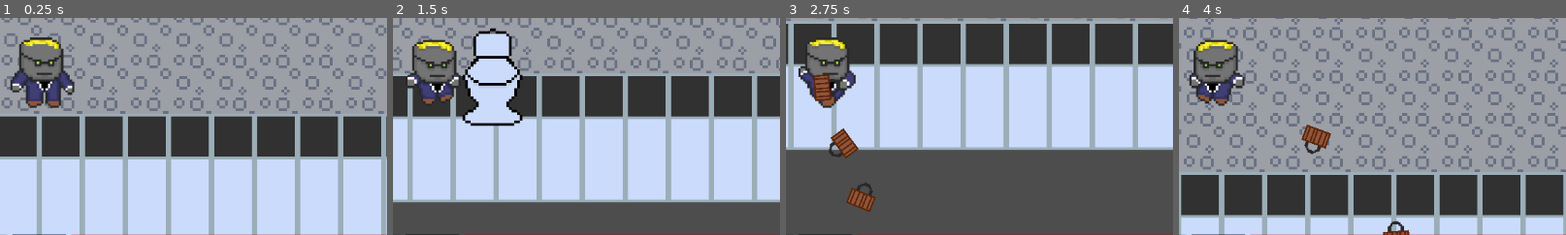
Above: before the commit, frames 1-4 (left to right).
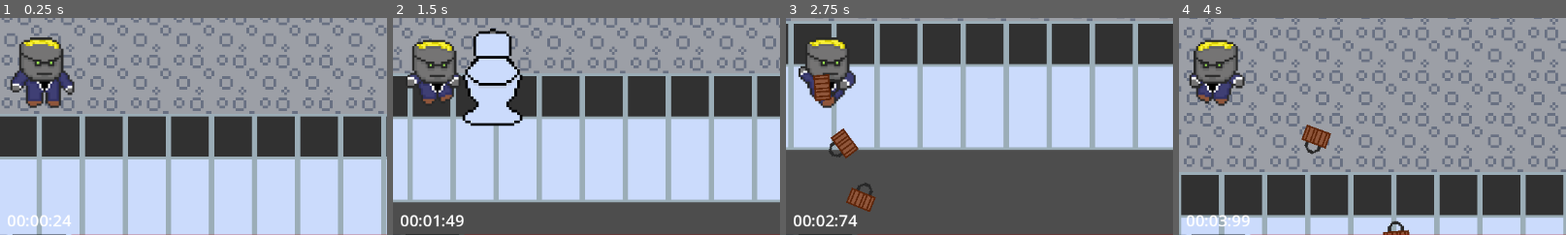
Above: after the commit, the same moments.

Repository: KatalystSoftware/FGJ24
Game: Godot game, scene res://main.tscn
Two runs of this game, one before a commit and one after it. Both use one fixed random seed, a clock stepped at 60 frames per second and the inputs below. The engine's default icon, where the game draws it, is replaced by a stand-in: a white triangle on a blue panel in a dark square.
Inputs:
- Up to frame 1 (0.25 s): no input
- Up to frame 2 (1.5 s): hold D (move_right) 0.53-1.28 s; hold S (move_down) from 1.28 s (still down)
- Up to frame 3 (2.75 s): release S (move_down) at 2.03 s; hold D (move_right) from 2.03 s (still down)
- Up to frame 4 (4 s): release D (move_right) at 2.78 s; hold W (move_up) 2.78-3.53 s; hold A (move_left) from 3.53 s (still down)
The pictures show only the part of the screen within x 45-95%, y 38-88%; the shares and areas given below are measured in that part.

The runs differ from the first frame. In frame 1, 0.3% of the frame differs, in the area x 2-19%, y 90-96%; in frame 2, 0.4%; in frame 3, 0.5%, in the area x 2-19%, y 90-97%; in frame 4, 0.4%.

Commit message:
show game timer in UI

Diff:
--- a/globals.gd
+++ b/globals.gd
@@ -13,6 +13,7 @@
 }
 
 var is_dying = false
+var time_elapsed = 0.0
 
 
 func get_random_upgrades():
--- a/main.gd
+++ b/main.gd
@@ -6,15 +6,15 @@
 #[Duration, How often do we spawn these enemies, [enemies]
 var enemy_table = [
 	[10, 1, [EnemyScene, EnemyScene]],
-	[10, 1, [EnemyScene, EnemyScene]],
+	[10, 1, [EnemyScene, EnemyScene, EnemyScene]],
 ]
-var time_elapsed = 0.0
+
 var next_wave_at = 10.0
 var wave = 0
 
 
 func spawn_enemies():
-	if next_wave_at <= time_elapsed && wave < enemy_table.size() - 1:
+	if next_wave_at <= Globals.time_elapsed && wave < enemy_table.size() - 1:
 		next_wave_at += enemy_table[wave][0]
 		wave += 1
 		$EnemySpawnCooldown.wait_time = enemy_table[wave][1]
@@ -65,5 +65,5 @@
 		remove_enemies()
 		return
 
-	time_elapsed += delta
+	Globals.time_elapsed += delta
 	spawn_enemies()
--- /dev/null
+++ b/ui/game_timer.gd
@@ -0,0 +1,10 @@
+extends Label
+
+
+func _process(_delta):
+	var time = Globals.time_elapsed
+	var minutes = time / 60
+	var seconds = fmod(time, 60)
+	var milliseconds = fmod(time, 1) * 100
+	var time_string = "%02d:%02d:%02d" % [minutes, seconds, milliseconds]
+	text = time_string
--- a/ui/main_ui.tscn
+++ b/ui/main_ui.tscn
@@ -1,25 +1,38 @@
-[gd_scene load_steps=5 format=3 uid="uid://bjax6u8sj1x1f"]
+[gd_scene load_steps=7 format=3 uid="uid://bjax6u8sj1x1f"]
 
+[ext_resource type="Script" path="res://ui/game_timer.gd" id="1_5yd38"]
 [ext_resource type="Script" path="res://ui/hp_bar.gd" id="1_spuqh"]
 [ext_resource type="Script" path="res://ui/xp_bar.gd" id="1_uilr4"]
 [ext_resource type="Script" path="res://ui/level_label.gd" id="2_8ct5m"]
+
+[sub_resource type="LabelSettings" id="LabelSettings_dru16"]
+font_size = 24
 
 [sub_resource type="LabelSettings" id="LabelSettings_24u54"]
 font_size = 24
 
 [node name="MainUI" type="CanvasLayer"]
 
-[node name="HBoxContainer" type="HBoxContainer" parent="."]
+[node name="VBoxContainer" type="VBoxContainer" parent="."]
 anchors_preset = 12
 anchor_top = 1.0
 anchor_right = 1.0
 anchor_bottom = 1.0
-offset_top = -27.0
+offset_top = -80.0
 grow_horizontal = 2
 grow_vertical = 0
+
+[node name="GameTimer" type="Label" parent="VBoxContainer"]
+layout_mode = 2
+label_settings = SubResource("LabelSettings_dru16")
+horizontal_alignment = 1
+script = ExtResource("1_5yd38")
+
+[node name="HBoxContainer" type="HBoxContainer" parent="VBoxContainer"]
+layout_mode = 2
 alignment = 1
 
-[node name="XPBar" type="ProgressBar" parent="HBoxContainer"]
+[node name="XPBar" type="ProgressBar" parent="VBoxContainer/HBoxContainer"]
 self_modulate = Color(0, 0, 1, 1)
 layout_mode = 2
 size_flags_horizontal = 3
@@ -29,12 +42,12 @@
 show_percentage = false
 script = ExtResource("1_uilr4")
 
-[node name="ColorRect" type="ColorRect" parent="HBoxContainer"]
+[node name="ColorRect" type="ColorRect" parent="VBoxContainer/HBoxContainer"]
 self_modulate = Color(0, 0, 0, 1)
 custom_minimum_size = Vector2(80, 80)
 layout_mode = 2
 
-[node name="LevelLabel" type="Label" parent="HBoxContainer/ColorRect"]
+[node name="LevelLabel" type="Label" parent="VBoxContainer/HBoxContainer/ColorRect"]
 layout_mode = 1
 anchors_preset = 12
 anchor_top = 1.0
@@ -48,7 +61,7 @@
 horizontal_alignment = 1
 script = ExtResource("2_8ct5m")
 
-[node name="HPBar" type="ProgressBar" parent="HBoxContainer"]
+[node name="HPBar" type="ProgressBar" parent="VBoxContainer/HBoxContainer"]
 self_modulate = Color(1, 0, 0, 1)
 layout_mode = 2
 size_flags_horizontal = 3
